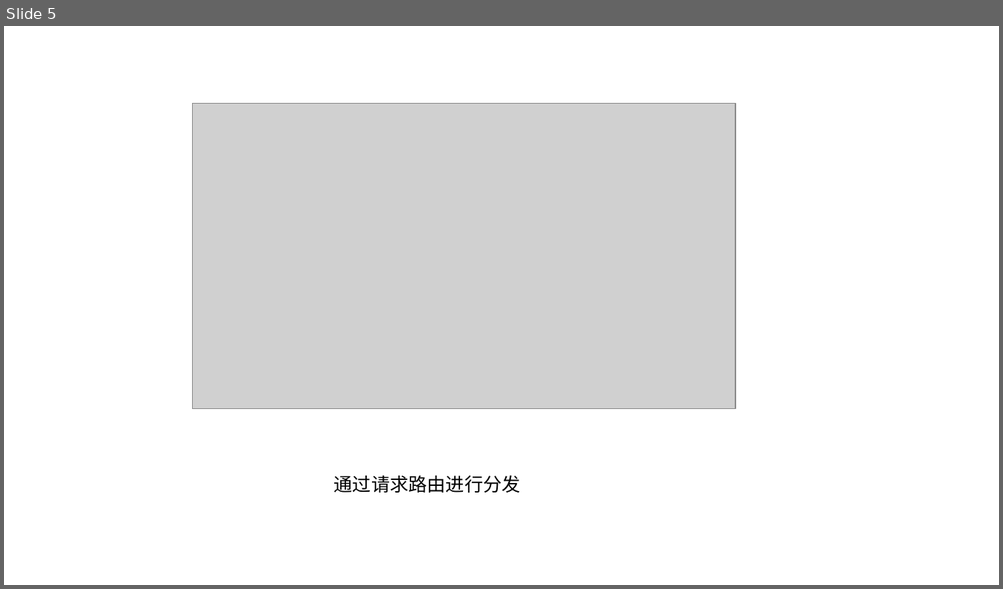
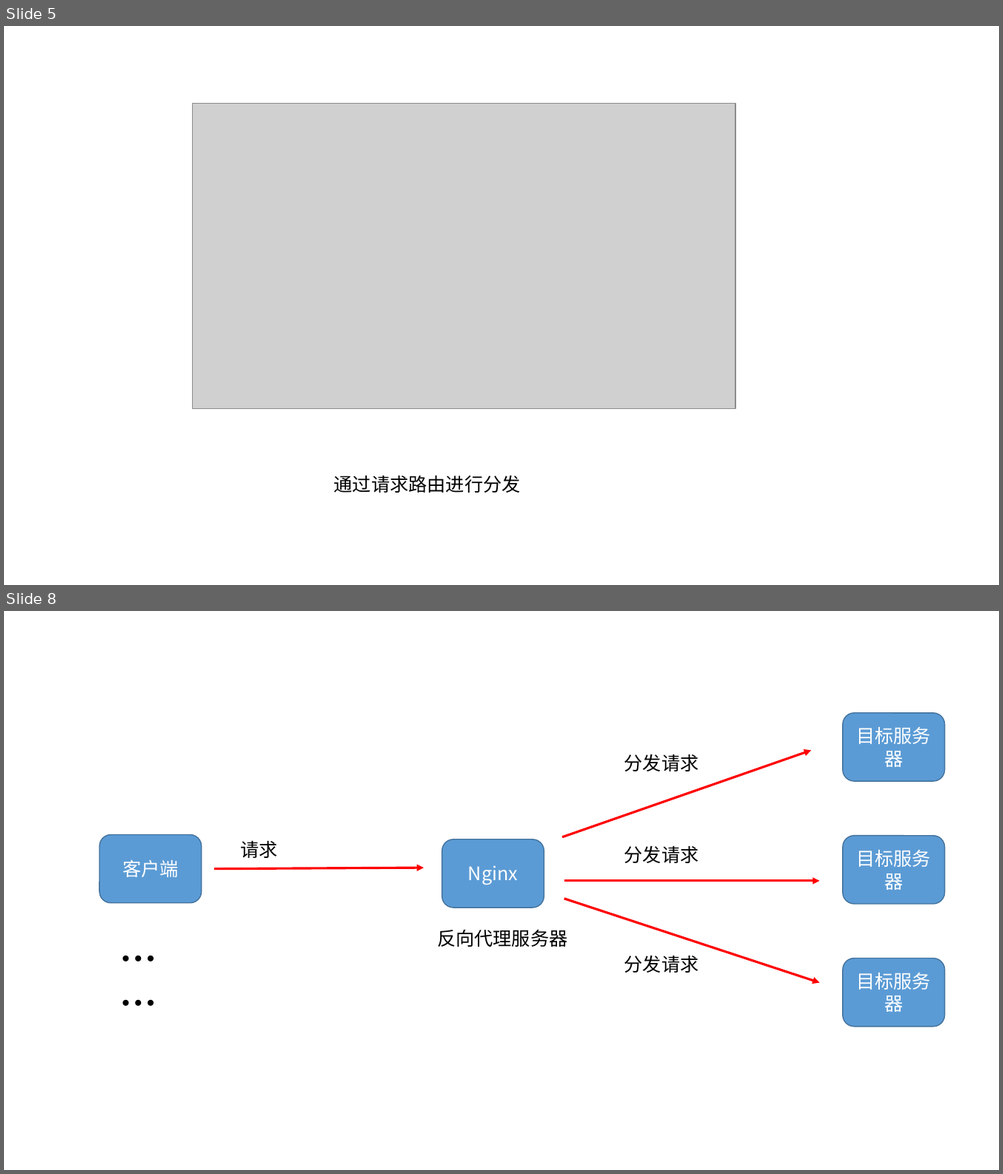
Before and after one commit to xiangming-fang/foodie-dev, a slide deck: doc/ppt/第二阶段/4.0 什么是反向代理.pptx. Shown one above the other, each under a label of ours: slide 5 before the commit, slides 5 and 8 after it; the slides between them are not shown. The pictures are 1003x589 and 1003x1174 pixels, drawn with LibreOffice and Linux fonts; fonts in the diff are those of the drawing; grey boxes stand for pictures. Boxes give left, top, right and bottom in pixels: in the first picture for what was removed or moved away, otherwise in the second. Text is boxed around its words. In the diff, an @@ line names an element or a change of style, - is before the commit and + after.

Commit message:
nginx ppt

```diff
--- a/doc/ppt/第二阶段/4.0 什么是反向代理.pptx
+++ b/doc/ppt/第二阶段/4.0 什么是反向代理.pptx
@@ slide 8 added at <box>4,611,999,1170</box>, background #FFFFFF @@
@@ group added at <box>99,713,945,1028</box>: 6 texts, 5 rounded rectangles, 4 arrows @@
+目标服务器
+目标服务器
+目标服务器
+Nginx
+客户端
+反向代理服务器
+请求
+分发请求
+分发请求
+分发请求
+……
```
Also in this commit, not shown: 6 other slides added, 18 other files.
